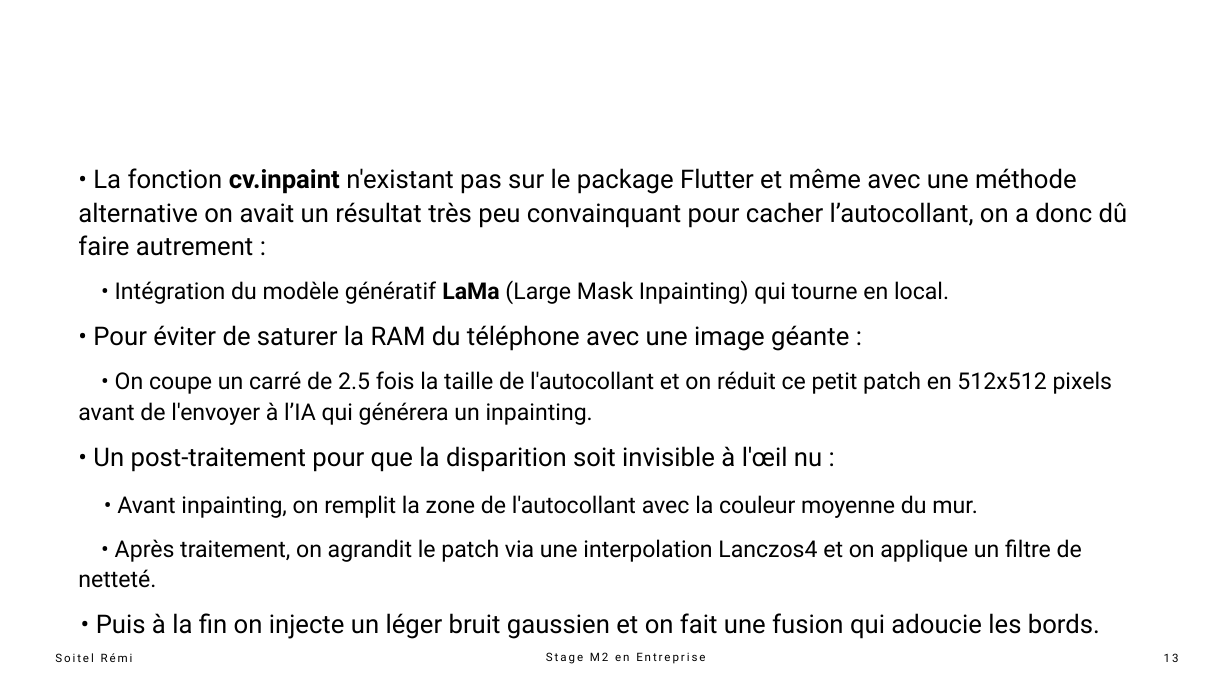
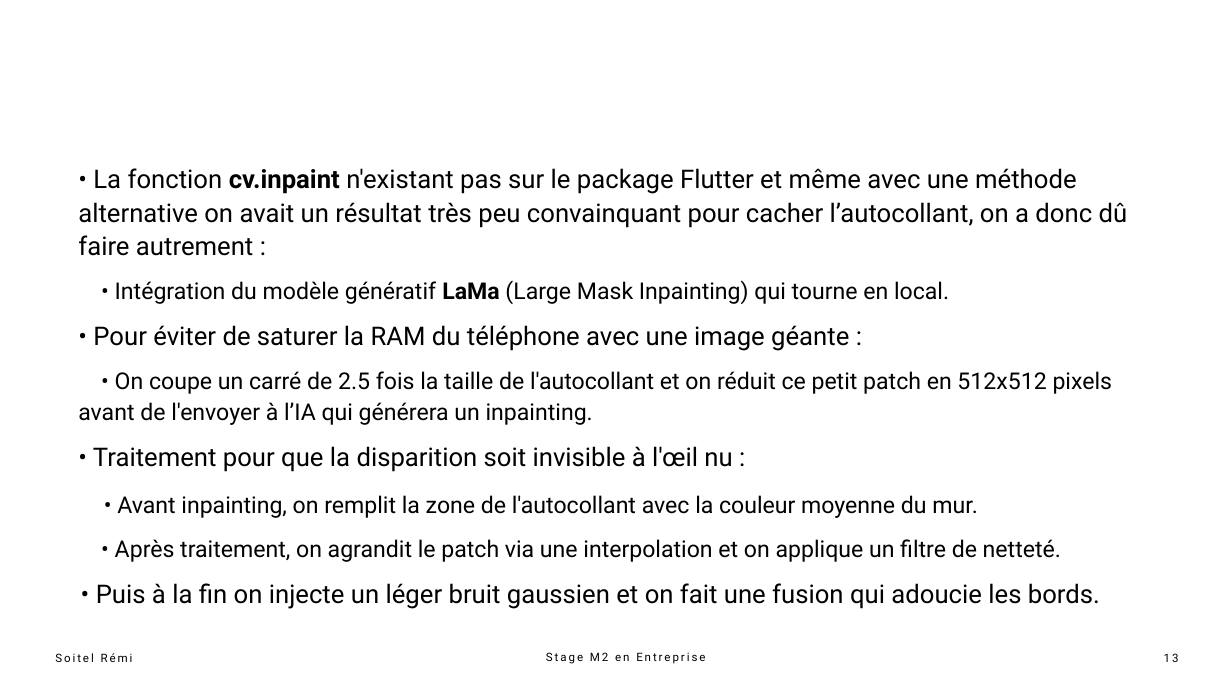
Before and after one commit to UnderBattle/projet_stage_m2, a slide deck: slide 13 of presentation_stage_m2_soitel_remi.pptx. Drawn at 1232x693 pixels with LibreOffice and Linux fonts; fonts in the diff are those of the drawing. Boxes give left, top, right and bottom in pixels: in the first picture for what was removed or moved away, otherwise in the second. Text is boxed around its words. In the diff, an @@ line names an element or a change of style, - is before the commit and + after.

```diff
--- a/presentation_stage_m2_soitel_remi.pptx
+++ b/presentation_stage_m2_soitel_remi.pptx
@@ text at (x1=93, y1=446, x2=732, y2=472): text changed @@
-5. • Un post-traitement pour que la disparition soit invisible à l'œil nu :
+5. • Traitement pour que la disparition soit invisible à l'œil nu :
@@ text at (x1=115, y1=539, x2=1061, y2=562): text changed @@
-7. • Après traitement, on agrandit le patch via une interpolation Lanczos4 et on applique un filtre de netteté.
+7. • Après traitement, on agrandit le patch via une interpolation et on applique un filtre de netteté.
```
Also in this commit, not shown: 5 other slides changed, 4 other files.
